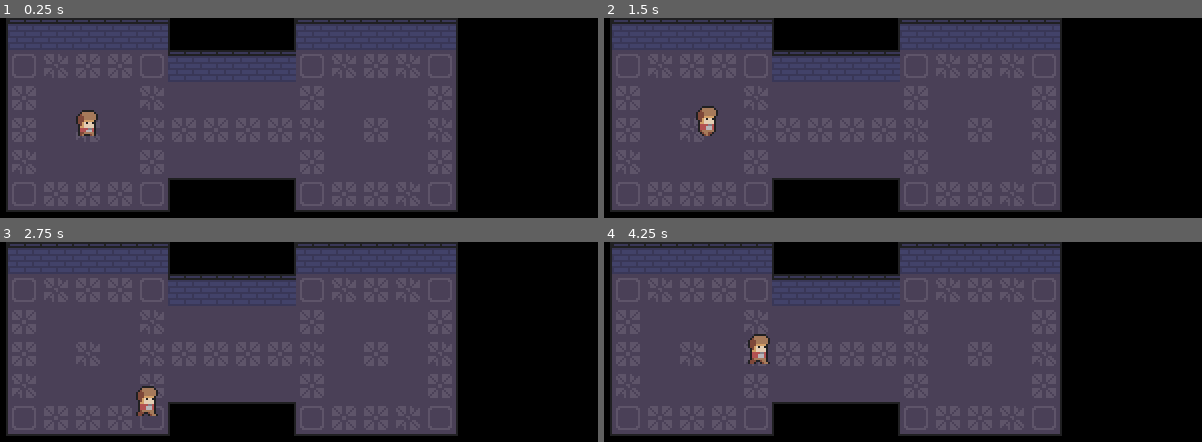
Above: before the commit, frames 1-4 (two rows, left to right).
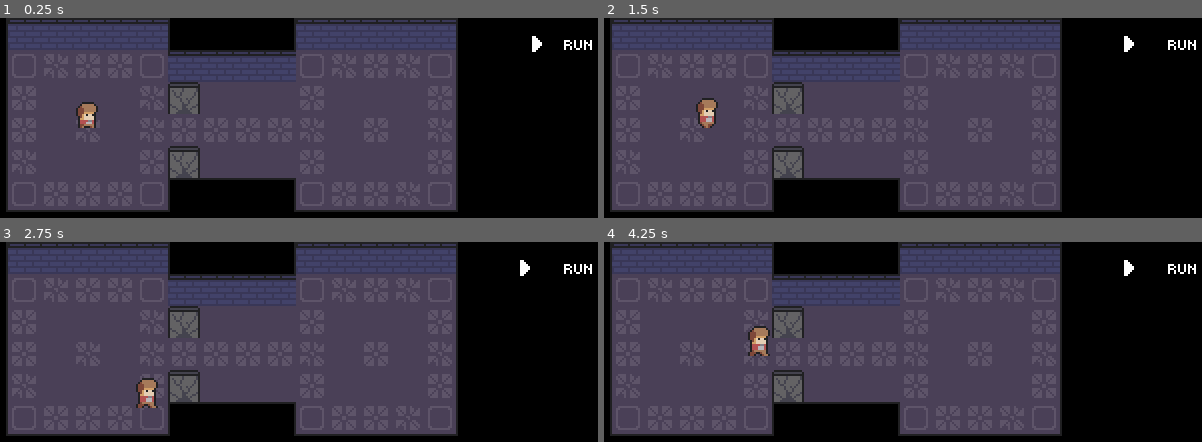
Above: after the commit, the same moments.

Repository: Guthen/KnightHelper
Game: Godot game, scene res://game/Game.tscn
The game is run twice, just before and just after one commit, with the same random seed, the same clock (stepped at 60 frames per second) and the same inputs.
Inputs (mouse positions are in pixels of both pictures, inside the frame that each line leads up to):
- Up to frame 1 (0.25 s): no input
- Up to frame 2 (1.5 s): click (1166, 44) at 0.52 s; tap Enter at 1.25 s; hold D (right) from 1.28 s (still down)
- Up to frame 3 (2.75 s): release D (right) at 2.03 s; hold S (down) from 2.03 s (still down)
- Up to frame 4 (4.25 s): release S (down) at 2.78 s; hold D (right) 2.78-3.53 s; hold Z (up) from 3.53 s (still down)

The runs differ from the first frame. In frame 1, 2.0% of the frame differs, in the area x 12-99%, y 9-80%; in frame 2, 2.0%; in frame 3, 2.1%, in the area x 22-99%, y 9-87%; in frame 4, 2.1%.

Commit message:
Run Button & Breakable Wall & Map Sort

Diff:
--- a/game/Game.tscn
+++ b/game/Game.tscn
@@ -1,7 +1,10 @@
-[gd_scene load_steps=11 format=2]
+[gd_scene load_steps=18 format=2]
 
 [ext_resource path="res://map/tileset.png" type="Texture" id=1]
 [ext_resource path="res://player/Player.tscn" type="PackedScene" id=2]
+[ext_resource path="res://assets/vkx_pixel.ttf" type="DynamicFontData" id=3]
+[ext_resource path="res://assets/play.png" type="Texture" id=4]
+[ext_resource path="res://game/objects/BreakableWall.tscn" type="PackedScene" id=5]
 
 [sub_resource type="ConvexPolygonShape2D" id=1]
 points = PoolVector2Array( 16, 16, 0, 16, 0, 0, 16, 0 )
@@ -90,6 +93,16 @@
 } ]
 0/z_index = 0
 
+[sub_resource type="StyleBoxFlat" id=12]
+
+[sub_resource type="StyleBoxEmpty" id=11]
+
+[sub_resource type="DynamicFont" id=9]
+font_data = ExtResource( 3 )
+
+[sub_resource type="DynamicFont" id=10]
+font_data = ExtResource( 3 )
+
 [node name="Game" type="Node2D"]
 
 [node name="TileMap" type="TileMap" parent="."]
@@ -100,9 +113,43 @@
 format = 1
 tile_data = PoolIntArray( 0, 0, 65538, 1, 0, 0, 2, 0, 0, 3, 0, 0, 4, 0, 0, 5, 0, 0, 6, 0, 65540, 9, 0, 65538, 10, 0, 0, …(1767 unchanged characters)…
 
-[node name="Player" parent="." instance=ExtResource( 2 )]
-position = Vector2( 56, 52 )
+[node name="BreakableWall" parent="TileMap" instance=ExtResource( 5 )]
+position = Vector2( 104, 72 )
+
+[node name="BreakableWall2" parent="TileMap" instance=ExtResource( 5 )]
+position = Vector2( 104, 40 )
+
+[node name="Player" parent="TileMap" instance=ExtResource( 2 )]
+position = Vector2( 56, 56 )
 
 [node name="Camera2D" type="Camera2D" parent="."]
 anchor_mode = 0
 current = true
+
+[node name="Interface" type="CanvasLayer" parent="."]
+
+[node name="RunButton" type="Button" parent="Interface"]
+margin_left = 272.0
+margin_top = 4.0
+margin_right = 316.0
+margin_bottom = 22.0
+custom_styles/hover = SubResource( 12 )
+custom_styles/focus = SubResource( 11 )
+custom_fonts/font = SubResource( 9 )
+icon = ExtResource( 4 )
+flat = true
+__meta__ = {
+"_edit_use_anchors_": false
+}
+
+[node name="RunLabel" type="Label" parent="Interface"]
+margin_left = 276.0
+margin_top = 5.0
+margin_right = 327.0
+margin_bottom = 21.0
+custom_fonts/font = SubResource( 10 )
+text = "RUN"
+align = 1
+__meta__ = {
+"_edit_use_anchors_": false
+}
--- /dev/null
+++ b/game/objects/BreakableWall.tscn
@@ -0,0 +1,14 @@
+[gd_scene load_steps=3 format=2]
+
+[ext_resource path="res://game/objects/breakable_wall.png" type="Texture" id=1]
+
+[sub_resource type="RectangleShape2D" id=1]
+extents = Vector2( 8, 8 )
+
+[node name="BreakableWall" type="StaticBody2D"]
+
+[node name="Sprite" type="Sprite" parent="."]
+texture = ExtResource( 1 )
+
+[node name="CollisionShape2D" type="CollisionShape2D" parent="."]
+shape = SubResource( 1 )
--- a/player/Player.tscn
+++ b/player/Player.tscn
@@ -47,10 +47,12 @@
 script = ExtResource( 2 )
 
 [node name="AnimatedSprite" type="AnimatedSprite" parent="."]
+position = Vector2( 0, -8 )
 frames = SubResource( 7 )
 animation = "walk"
+frame = 1
 playing = true
 
 [node name="CollisionShape2D" type="CollisionShape2D" parent="."]
-position = Vector2( 0.5, 6 )
+position = Vector2( 0.5, -2 )
 shape = SubResource( 8 )
Binary file added: assets/play.png
Not shown, added: assets/play.png.import
Binary file added: assets/vkx_pixel.ttf
Binary file added: game/objects/breakable_wall.png
Not shown, added: game/objects/breakable_wall.png.import
